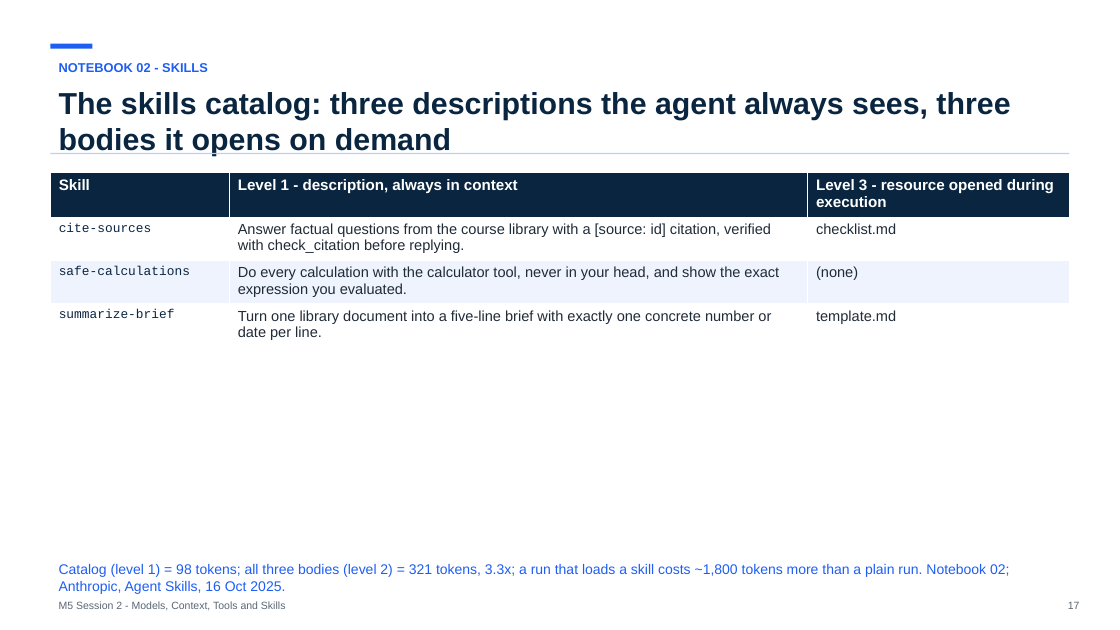
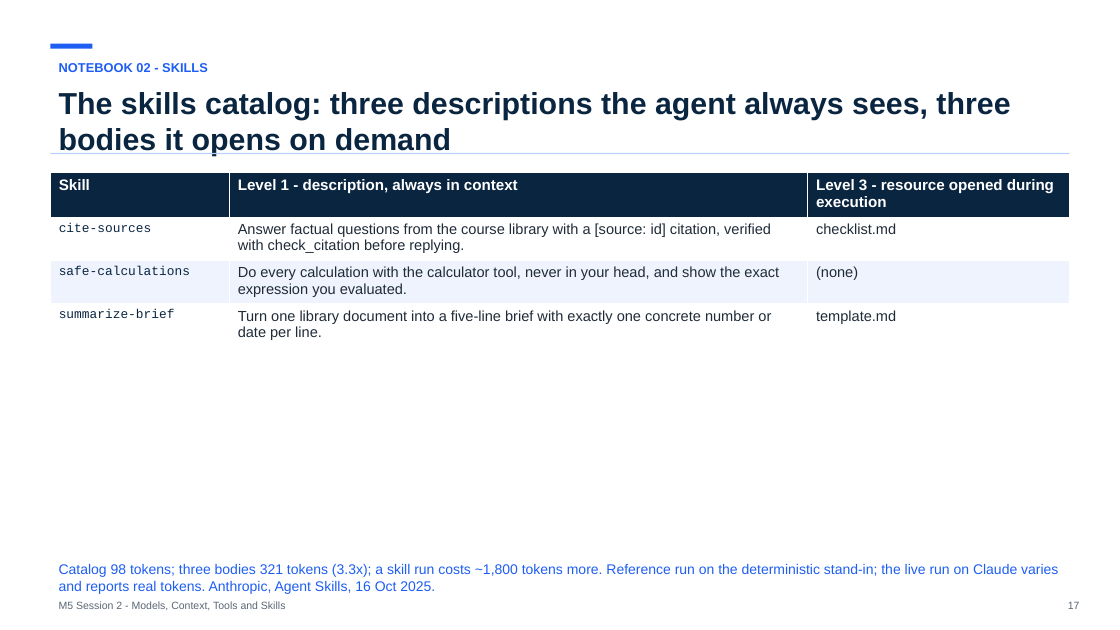
Before and after one commit to maglionejm/fontys-tech-exercises, a slide deck: slide 17 of presentations/m5-session-2-models-context-tools-and-skills.pptx. Drawn at 1120x630 pixels with LibreOffice and Linux fonts; fonts in the diff are those of the drawing. Boxes give left, top, right and bottom in pixels: in the first picture for what was removed or moved away, otherwise in the second. Text is boxed around its words. In the diff, an @@ line names an element or a change of style, - is before the commit and + after.

```diff
--- a/presentations/m5-session-2-models-context-tools-and-skills.pptx
+++ b/presentations/m5-session-2-models-context-tools-and-skills.pptx
@@ text at (59,564,1058,594): text changed @@
-Catalog (level 1) = 98 tokens; all three bodies (level 2) = 321 tokens, 3.3x; a run that loads a skill costs ~1,800 tokens more than a plain run. Notebook 02; Anthropic, Agent Skills, 16 Oct 2025.
+Catalog 98 tokens; three bodies 321 tokens (3.3x); a skill run costs ~1,800 tokens more. Reference run on the deterministic stand-in; the live run on Claude varies and reports real tokens. Anthropic, Agent Skills, 16 Oct 2025.
```
Also in this commit, not shown: 5 other slides changed, 7 other files.
